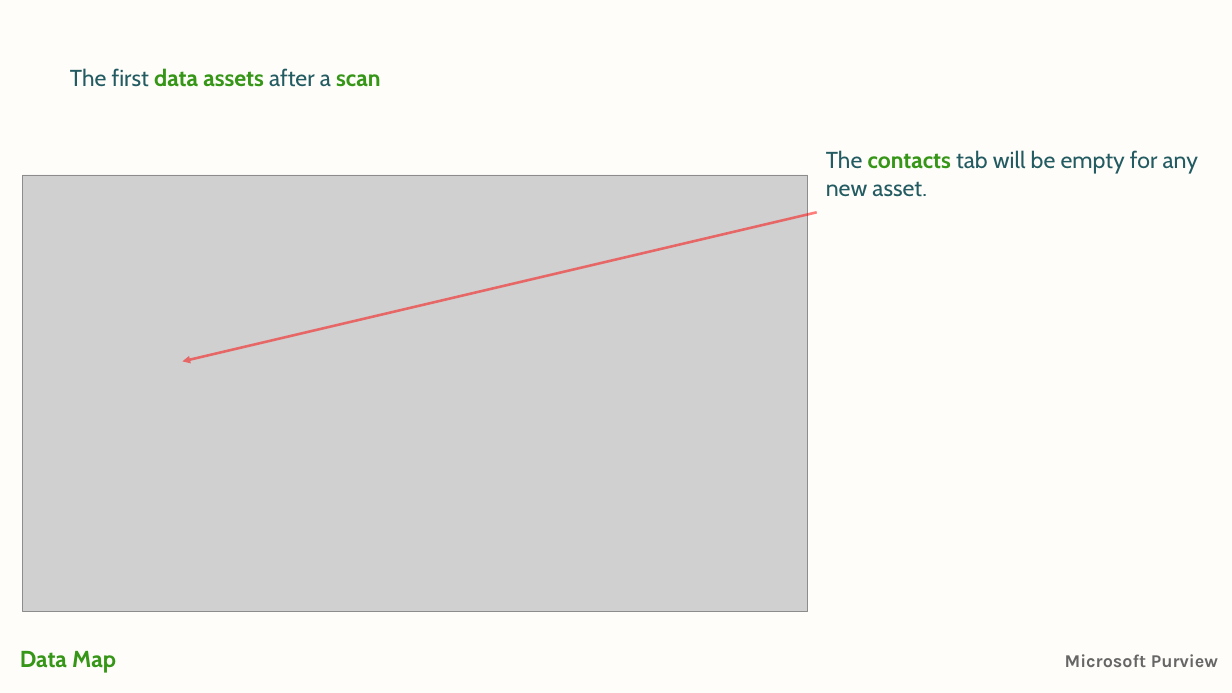
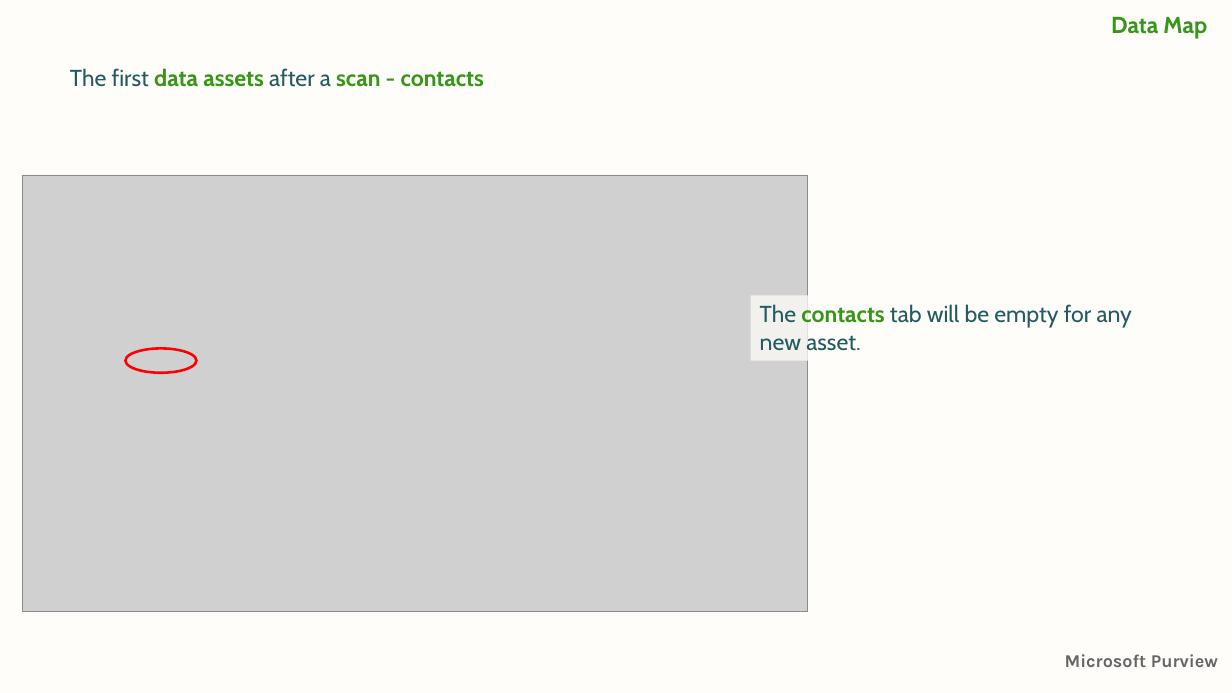
Before and after one commit to jcordtz/microsoft-purview-stuff, a slide deck: slide 16 of Presentations/2-Getting Started/Purview-2-datamap.pptx (slide 15 before the commit). Drawn at 1232x693 pixels with LibreOffice and Linux fonts; fonts in the diff are those of the drawing; grey boxes stand for pictures; background and template pictures are left out. Boxes give left, top, right and bottom in pixels: in the first picture for what was removed or moved away, otherwise in the second. Text is boxed around its words. In the diff, an @@ line names an element or a change of style, - is before the commit and + after.

```diff
--- a/Presentations/2-Getting Started/Purview-2-datamap.pptx
+++ b/Presentations/2-Getting Started/Purview-2-datamap.pptx
@@ text added at <box>1111,17,1207,39</box>, 18 pt, text #359617, bold @@
+Data Map
@@ text at <box>70,68,484,87</box>: text changed; text colour #225B61 to #359617; bold on @@
-The first data assets after a scan
+The first data assets after a scan - contacts
@@ arrow removed from (817, 213) to (182, 361) @@
@@ text "The contacts tab will be ...": place and size @@
-text "The contacts tab will be ..." at <box>826,150,1198,197</box>
+text "The contacts tab will be ..." at <box>760,304,1132,351</box>
@@ ellipse added at <box>126,348,197,372</box>, outline #FF0000 2 pt @@
@@ text removed at <box>20,651,116,673</box> @@
-Data Map
```
Also in this commit, not shown: 53 other slides changed, 1 slide added, 7 other files.
